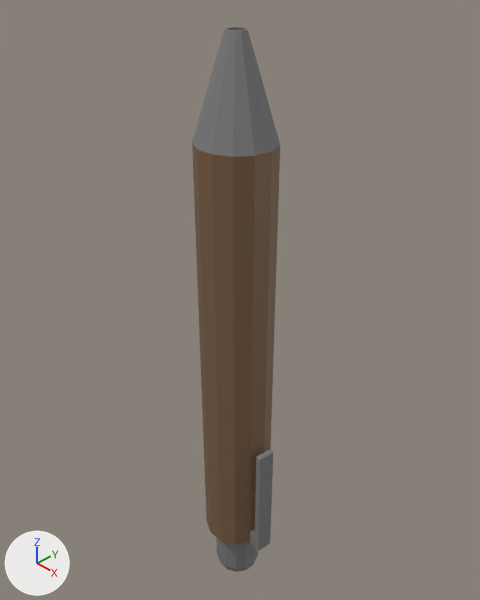
The Blender file GDproject/assets/3Dmodels/Pen_models/pen.blend: old version first, new version second.
Camera for both pictures: a 50 mm camera at (10.65, -10.2, 9.69) aimed at (-0.46, 0.55, 0.32). Lighting does not change. The marker at lower left points along +X, +Y and +Z.

In view in the first picture: 'Cap', 'Pen'.
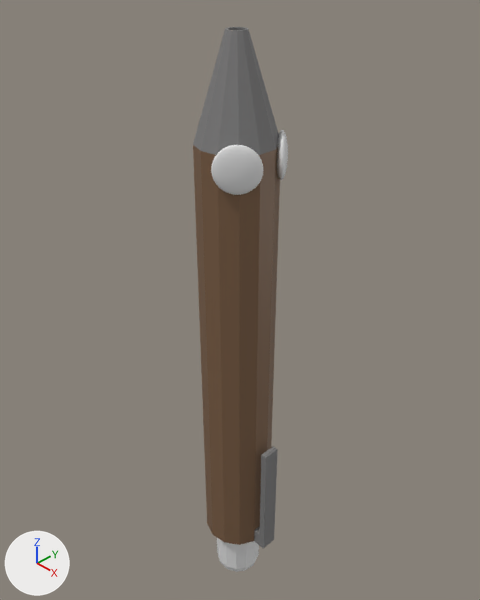
The newer file is also turned or shifted as a whole; pictures and numbers use the older file's frame.

What differs and where, as boxes (x1, y1, x2, y2) in the pictures (480 x 600 px):
'Pen', mesh turned
    before: (192, 27, 280, 551)
    after: (193, 27, 280, 549)
'Eye_R', added
    after: (211, 145, 263, 195)
'Cap', recoloured
    both: (216, 537, 259, 572)
'Eye_L', added
    after: (277, 130, 288, 180)

What changed in the scene script:
```text
Add mat_cap_material:
    mat_cap_material = principled_material('Cap_Material')
    mat_cap_material.base_color = (0.8, 0.8, 0.8)  # white #e7e7e7
Add mat_peneyes_material:
    mat_peneyes_material = principled_material('PenEyes_Material')
    mat_peneyes_material.base_color = (0.8, 0.8, 0.8)  # white #e7e7e7
Change me_pen:
    where me_pen.from_pydata(...)  # 146 vertices, 277 faces; spans x -0.99..1.39, y -0.97..1.0, z -7.52..7.33
    used by ob_pen; location = (0.0, 0.0, 0.0)
    me_pen part 1: the whole mesh is turned 7.5 degrees about the z axis through the mesh origin
Change me_cap:
    where me_cap.from_pydata(...)  # 78 vertices, 141 faces; spans x -0.69..0.69, y -0.68..0.7, z -1.98..0.0
    remove me_cap.materials.append(mat_material_001)  # picture img_pen_img
    add me_cap.materials.append(mat_cap_material)  # white #e7e7e7
Add me_eye_l:
    me_eye_l.from_pydata(...)  # 482 vertices, 512 faces; spans x -0.75..0.75, y -0.75..0.75, z -0.75..0.75
    me_eye_l.materials.append(mat_peneyes_material)  # white #e7e7e7
Add me_eye_r:
    me_eye_r.from_pydata(...)  # 482 vertices, 512 faces; spans x -0.75..0.75, y -0.75..0.75, z -0.75..0.75
    me_eye_r.materials.append(mat_peneyes_material)  # white #e7e7e7
Add ob_eye_l:
    ob_eye_l = bpy.data.objects.new('Eye_L', me_eye_l)
    ob_eye_l.location = (0.75, 0.71, 4.64)
    ob_eye_l.rotation_euler = (0.0, 0.0, 0.785)  # degrees (0, 0, 45)
    ob_eye_l.scale = (0.187, 0.75, 0.75)
Add ob_eye_r:
    ob_eye_r = bpy.data.objects.new('Eye_R', me_eye_r)
    ob_eye_r.location = (0.75, -0.69, 4.64)
    ob_eye_r.rotation_euler = (0.0, 0.0, -0.785)  # degrees (0, 0, -45)
    ob_eye_r.scale = (0.187, 0.75, 0.75)
```
